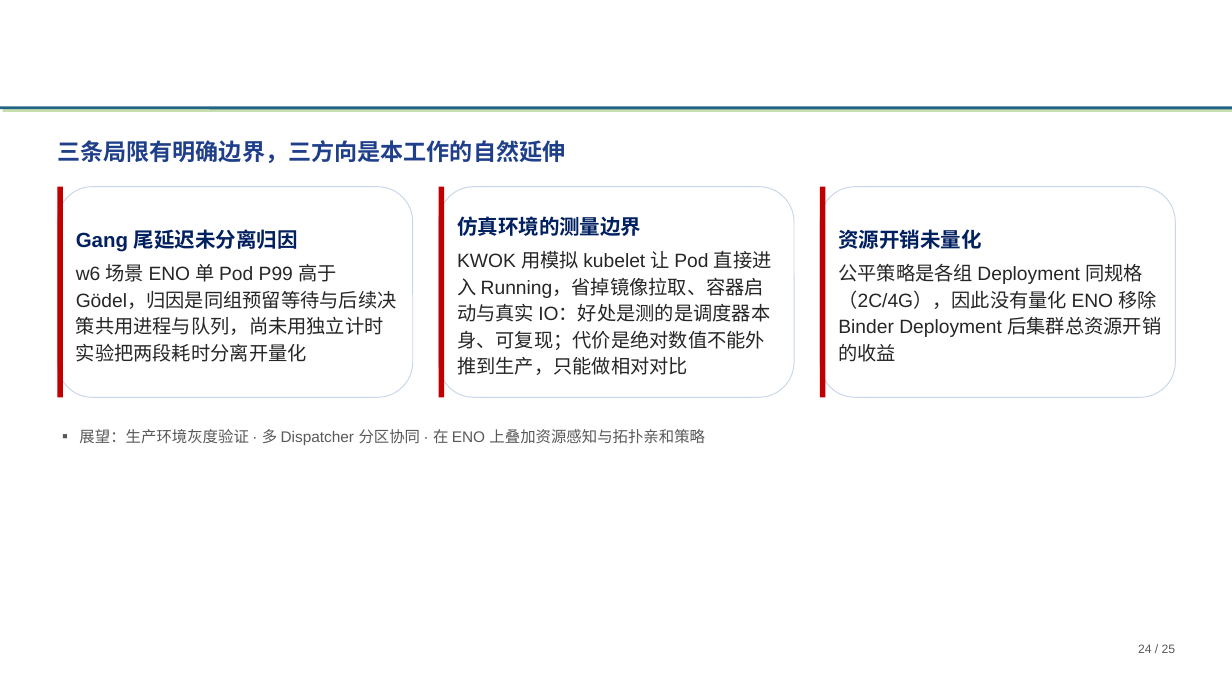
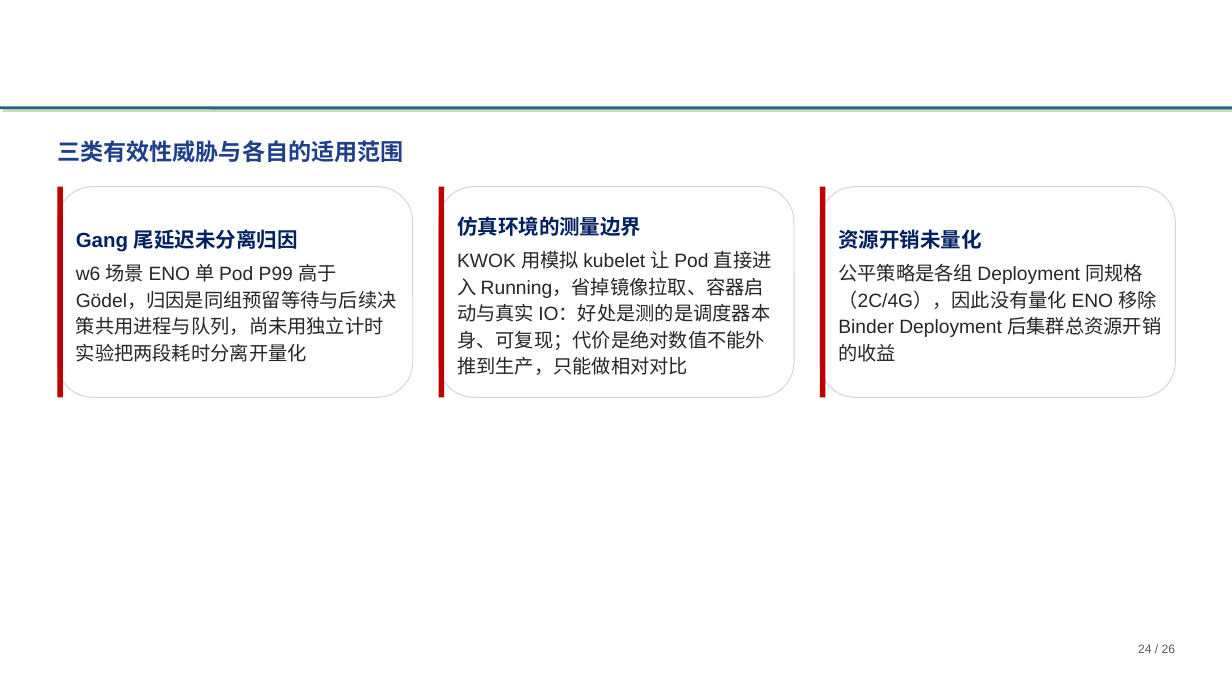
Before and after one commit to tengfei86/godel-scheduler, a slide deck: slide 24 of docs/thesis/defense/基于etcd的分布式Kubernetes调度器研究与实现-高铜.pptx. Drawn at 1232x693 pixels with LibreOffice and Linux fonts; fonts in the diff are those of the drawing; background and template pictures are left out. Boxes give left, top, right and bottom in pixels: in the first picture for what was removed or moved away, otherwise in the second. Text is boxed around its words. In the diff, an @@ line names an element or a change of style, - is before the commit and + after.

Commit message:
refactor(thesis): 按学位答辩语感重写标题、去自评措辞，并补「总结与展望」页
针对“像工作汇报”的反馈，做三件事：

1) 标题学术化（26 页全部重命名，内容不动）
   研究背景与问题定义 / 相关工作与本文定位 / 系统总体架构 /
   Dispatcher 的数据流转 / Scheduler 的调度流程 / 进程内 Binder 的设计 /
   缓存共享机制 CacheAdapter / 四层容错机制设计 / 不变量 I 与证明要点 /
   实验设置与场景设计 / 评价指标与统计口径 / 正确性验证结果 /
   与四类调度器基线的对比 / 主场景时序分析 / 吞吐差异的逐场景分析 /
   尾延迟差异的逐场景分析 / 实例扩展性分析 / 规模与负载形态的影响 /
   故障注入验证：归属漂移 / 故障注入验证：实例失活 / 有效性威胁与局限

2) 去掉成绩式自评（标题、核心句、要点、讲稿全量扫描）
   「仍保持领先」「优势最大」「亮点」「第一性来源」「最强的一组证据」
   「跑得快/绑得对」等表述已替换为“观察 + 差异来源 + 边界”；
   全文再扫描：优势/亮点/最强/跑得快/绑得对/领先 均为 0 处

3) 新增 P25「总结与展望」（六卡：三项工作 + 三个方向，底部一句开源声明）
   使全篇以“结论 + 展望”收口，不再止于数据与局限

顺带修掉一个隐患：讲稿按标题前缀绑定时，键「ENO vs Gödel」同时匹配到
吞吐/尾延迟/实例扩展三页，导致三页共用同一段讲稿；已改为完整标题作键。

校验：26 页；讲稿 4 801 字 ≈ 20.0 分钟（@240）/ 18.5 分钟（@260）；
无形状越界；每页均有讲稿。

```diff
--- a/docs/thesis/defense/基于etcd的分布式Kubernetes调度器研究与实现-高铜.pptx
+++ b/docs/thesis/defense/基于etcd的分布式Kubernetes调度器研究与实现-高铜.pptx
@@ text at [57, 140, 403, 162]: text changed @@
-三条局限有明确边界，三方向是本工作的自然延伸
+三类有效性威胁与各自的适用范围
@@ text removed at [79, 429, 705, 445] @@
-▪ 展望：生产环境灰度验证 · 多 Dispatcher 分区协同 · 在 ENO 上叠加资源感知与拓扑亲和策略
```
Also in this commit, not shown: 24 other slides changed, 1 slide added, 2 other files.
